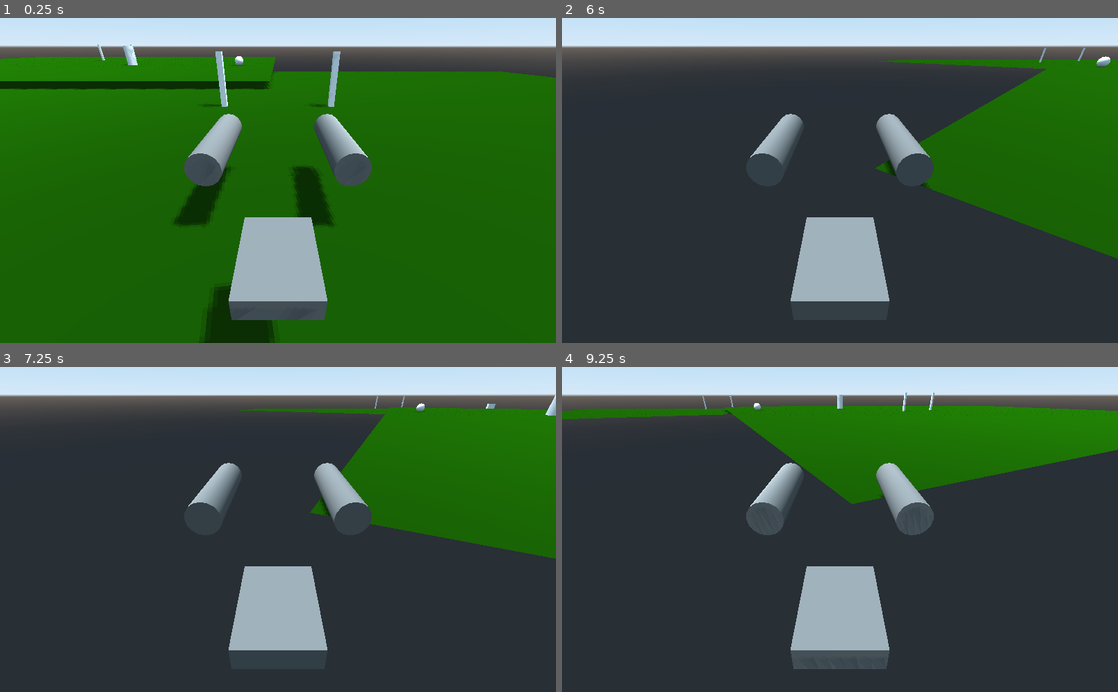
Above: before the commit, frames 1-4 (two rows, left to right).
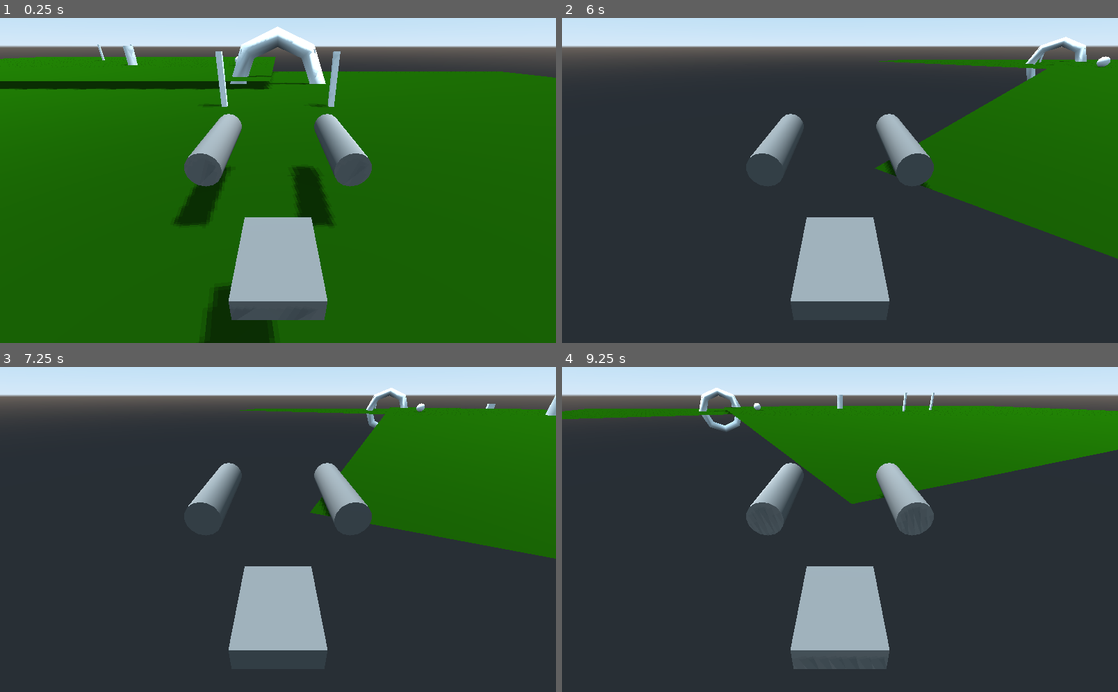
Above: after the commit, the same moments.

Repository: gamkedo-la/aero-junkers
Game: Godot game, scene res://Scenes/Main.tscn
Same seed, same stepped clock (60 frames per second), same inputs: the game is played once before the commit and once after it.
Inputs (mouse positions are in pixels of both pictures, inside the frame that each line leads up to):
- Up to frame 1 (0.25 s): no input
- Up to frame 2 (6 s): tap Enter at 0.5, 3.5, 5 s; move the mouse to (867, 180) at 0.52 s; press the mouse at (867, 180) at 0.53 s; hold W (accelerate) 0.53-5.78 s; move the mouse to (812, 180) at 1.27 s; release the mouse at (812, 180) at 1.28 s; click (812, 180) at 1.35 s; tap Space at 2, 4.25, 5.75 s; move the mouse to (851, 174) at 2.02 s; press the mouse at (851, 174) at 2.03 s; move the mouse to (834, 187) at 2.77 s; release the mouse at (834, 187) at 2.78 s; click (834, 187) at 2.85 s; move the mouse to (878, 183) at 3.52 s; press the mouse at (878, 183) at 3.53 s; move the mouse to (795, 177) at 4.27 s; release the mouse at (795, 177) at 4.28 s; click (795, 177) at 4.35 s; move the mouse to (845, 180) at 5.02 s; press the mouse at (845, 180) at 5.03 s; move the mouse to (817, 174) at 5.77 s; release the mouse at (817, 174) at 5.78 s; hold D (turn_right) from 5.78 s (still down); click (817, 174) at 5.85 s
- Up to frame 3 (7.25 s): move the mouse to (305, 529) at 6.52 s; release D (turn_right) at 6.53 s; press the mouse at (305, 529) at 6.53 s; hold W (accelerate) from 6.53 s (still down)
- Up to frame 4 (9.25 s): move the mouse to (812, 529) at 7.27 s; release the mouse at (812, 529) at 7.28 s; click (812, 529) at 7.35 s; move the mouse to (851, 523) at 8.02 s; press the mouse at (851, 523) at 8.03 s; move the mouse to (834, 536) at 8.77 s; release W (accelerate) at 8.78 s; release the mouse at (834, 536) at 8.78 s; hold A (turn_left) from 8.78 s (still down); click (834, 536) at 8.85 s

The runs differ from the first frame. In frame 1, 1.2% of the frame differs, in the area x 41-59%, y 2-21%; in frame 2, 0.4%; in frame 3, 0.2%; in frame 4, 0.4%.

Commit message:
Created checkpoint singleton script

Diff:
--- /dev/null
+++ b/Scenes/Checkpoint.gd
@@ -0,0 +1,8 @@
+extends Area
+
+func _ready():
+	if not self.is_connected("body_entered", self, "_checkpoint_entered"):
+		assert(self.connect("body_entered", self, "_checkpoint_entered") == OK)
+
+func _checkpoint_entered(_body: Node) -> void:
+	CheckpointSingleton.emit_signal("checkpoint_reached")
--- a/Scenes/Checkpoint.tscn
+++ b/Scenes/Checkpoint.tscn
@@ -1,4 +1,6 @@
-[gd_scene load_steps=3 format=2]
+[gd_scene load_steps=4 format=2]
+
+[ext_resource path="res://Scenes/Checkpoint.gd" type="Script" id=1]
 
 [sub_resource type="CylinderShape" id=1]
 
@@ -9,6 +11,7 @@
 transform = Transform( 1, -1.13545e-10, -1.16415e-10, 1.13118e-10, 1, -1.16415e-10, 1.16415e-10, 1.16415e-10, 1, -0.015, 0, -30 )
 collision_layer = 4
 collision_mask = 2
+script = ExtResource( 1 )
 
 [node name="CollisionShape" type="CollisionShape" parent="."]
 transform = Transform( 5, 0, 0, 0, -2.18557e-08, -5, 0, 0.5, -2.18557e-07, 0, 0, 0 )
--- /dev/null
+++ b/Scenes/Checkpoint_circle.tscn
@@ -0,0 +1,8 @@
+[gd_scene load_steps=2 format=2]
+
+[ext_resource path="res://Scenes/Checkpoint.tscn" type="PackedScene" id=1]
+
+[node name="Checkpoint" instance=ExtResource( 1 )]
+
+[node name="CSGTorus" type="CSGTorus" parent="." index="3"]
+transform = Transform( 2.4, 0, -1.22453e-17, 3.25259e-20, -4.37114e-08, -2.4, 0, 1, -1.04907e-07, 0, 0, 0 )
--- a/Scenes/Main.tscn
+++ b/Scenes/Main.tscn
@@ -1,8 +1,9 @@
-[gd_scene load_steps=7 format=2]
+[gd_scene load_steps=8 format=2]
 
 [ext_resource path="res://Scripts/Main.gd" type="Script" id=1]
 [ext_resource path="res://Scenes/AeroJunker.tscn" type="PackedScene" id=2]
 [ext_resource path="res://Scenes/Checkpoint.tscn" type="PackedScene" id=3]
+[ext_resource path="res://Scenes/Checkpoint_circle.tscn" type="PackedScene" id=4]
 
 [sub_resource type="SpatialMaterial" id=1]
 albedo_color = Color( 0.0509804, 0.207843, 0, 1 )
@@ -68,10 +69,11 @@
 use_collision = true
 collision_mask = 2
 
+[node name="Checkpoint4" parent="." instance=ExtResource( 4 )]
+
 [node name="CSGSphere" type="CSGSphere" parent="."]
 transform = Transform( 0.999999, -6.08537e-10, -6.40284e-10, 6.95181e-10, 0.999997, -6.98492e-10, 6.40284e-10, 6.1118e-10, 0.999999, -9, 1.99999, -53 )
 use_collision = true
 collision_mask = 2
 
-[connection signal="body_entered" from="Checkpoint" to="AeroJunker" method="_on_Checkpoint_body_entered"]
-[connection signal="body_entered" from="Checkpoint2" to="AeroJunker" method="_on_Checkpoint_body_entered"]
+[editable path="AeroJunker"]
--- a/Scripts/aerojunker.gd
+++ b/Scripts/aerojunker.gd
@@ -4,6 +4,11 @@
 var velocity = Vector3.ZERO
 
 var l_engine_height = 0
+
+func _ready():
+	if not CheckpointSingleton.is_connected("checkpoint_reached", self, "_player_reached_checkpoint"):
+		assert(CheckpointSingleton.connect("checkpoint_reached", self, "_player_reached_checkpoint") == OK)
+	pass
 
 func _physics_process(delta):
 	velocity = Vector3.ZERO
@@ -12,8 +17,9 @@
 
 	l_engine_height = $MeshInstance_L_Engine/RayCast_L_Engine.get_distance_to_collision(delta)
 
-func _process(delta):
-	print(l_engine_height)
+func _process(_delta):
+#	print(l_engine_height)
+	pass
 
 func get_input(delta):
 	if Input.is_action_pressed("turn_left"):
@@ -38,5 +44,5 @@
 func turnRight(_delta):
 	rotate_y(-0.2)
 
-func _on_Checkpoint_body_entered(_body):
-	print("Checkpoint Entered")
+func _player_reached_checkpoint():
+	print("Player Reached Checkpoint")
--- /dev/null
+++ b/Scripts/checkpoint_singleton.gd
@@ -0,0 +1,3 @@
+extends Node
+
+signal checkpoint_reached
--- a/project.godot
+++ b/project.godot
@@ -13,6 +13,10 @@
 config/name="AeroJunkers"
 run/main_scene="res://Scenes/Main.tscn"
 config/icon="res://icon.png"
+
+[autoload]
+
+CheckpointSingleton="*res://Scripts/checkpoint_singleton.gd"
 
 [input]
 
